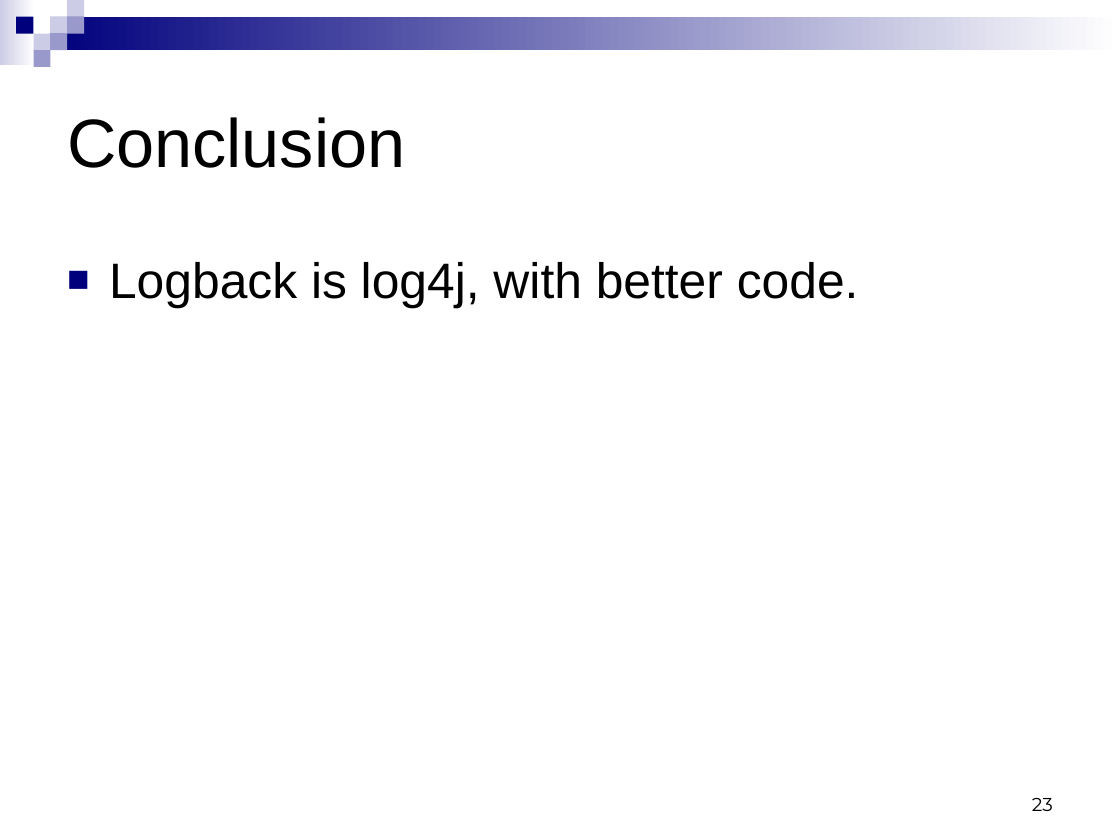
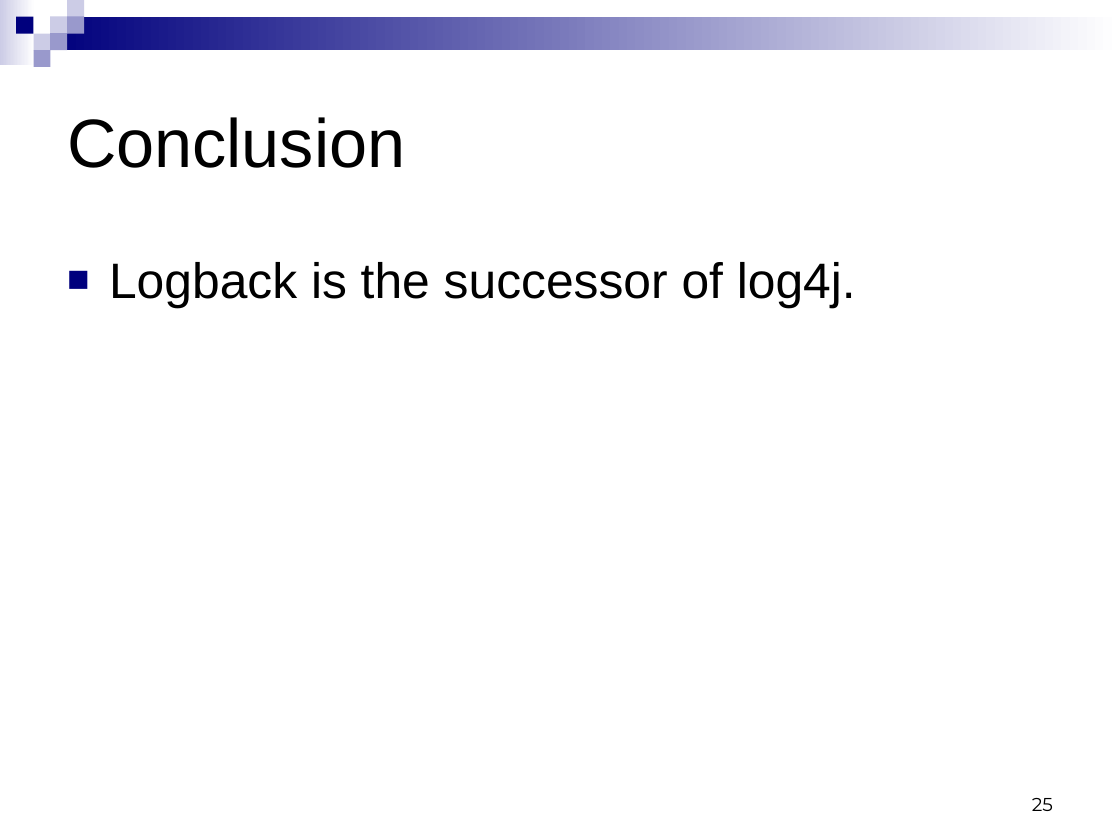
Before and after one commit to qos-ch/logback, a slide deck: slide 25 of logback-site/src/site/resources/logback.ppt (slide 23 before the commit). Drawn at 1120x840 pixels with LibreOffice and Linux fonts; fonts in the diff are those of the drawing. Boxes give left, top, right and bottom in pixels: in the first picture for what was removed or moved away, otherwise in the second. Text is boxed around its words. In the diff, an @@ line names an element or a change of style, - is before the commit and + after.

Commit message:
improving the logback presentation for OpenExpo 08

```diff
--- a/logback-site/src/site/resources/logback.ppt
+++ b/logback-site/src/site/resources/logback.ppt
@@ text at bbox=[109, 262, 856, 308]: text changed @@
-■ Logback is log4j, with better code.
+■ Logback is the successor of log4j.
@@ page number at bbox=[1032, 798, 1053, 811]: text changed @@
-23
+25
```
Also in this commit, not shown: 10 other slides changed, 2 slides added.
